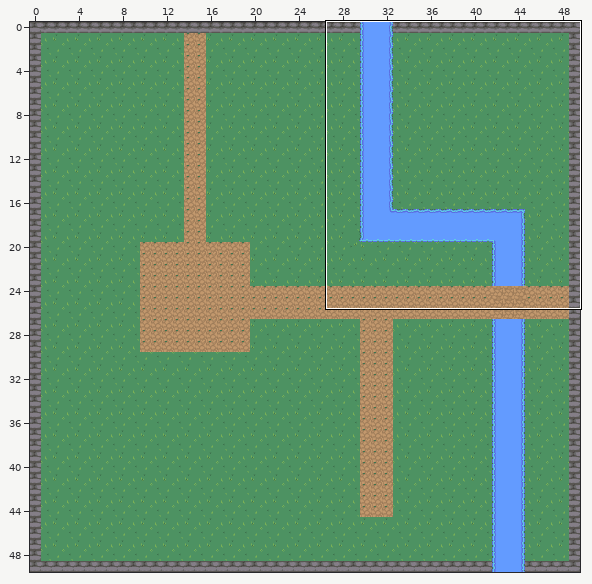
Tiled map: map1.tmx. The first picture is a wide view before the edit; the outline marks the close-up.
Close-up. The starting point:
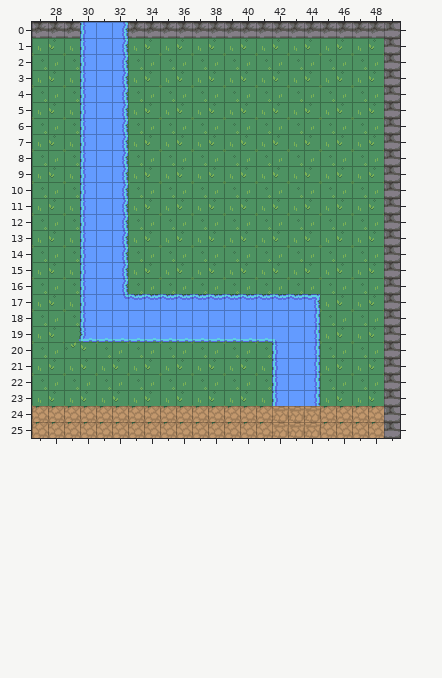
Cells are 16x16 px. Shown: x 27..49, y 0..25. The commit also changed other parts of the map, which this record leaves out.
And afterwards:
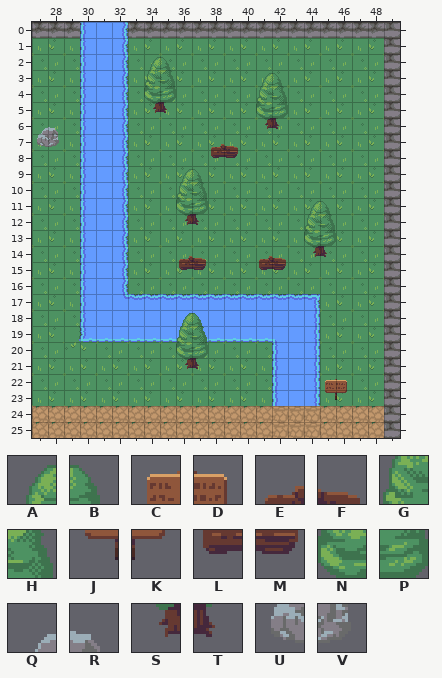
Key: from "RPG Nature Tileset": A 0, B 1, C 4, D 5, E 8, F 9, G 40, H 41, J 44, K 45, L 48, M 49, N 80, P 81, Q 84, R 85, S 120, T 121, U 124, V 125.
_ is an empty cell.
Tiles of an added or newly shown layer are drawn over the layers below it.
What changed:
Layer "decor" (added):
y 2: x 34..35 __ -> AB
y 3: x 34..35 __ -> GH; x 41..42 __ -> AB
y 4: x 34..35 __ -> NP; x 41..42 __ -> GH
y 5: x 34..35 __ -> ST; x 41..42 __ -> NP
y 6: x 27..28 __ -> QR; x 41..42 __ -> ST
y 7: x 27..28 __ -> UV; x 38..39 __ -> EF
y 8: x 38..39 __ -> LM
y 9: x 36..37 __ -> AB
y 10: x 36..37 __ -> GH
y 11: x 36..37 __ -> NP; x 44..45 __ -> AB
y 12: x 36..37 __ -> ST; x 44..45 __ -> GH
y 13: x 44..45 __ -> NP
y 14: x 36..37 __ -> EF; x 41..42 __ -> EF; x 44..45 __ -> ST
y 15: x 36..37 __ -> LM; x 41..42 __ -> LM
y 18: x 36..37 __ -> AB
y 19: x 36..37 __ -> GH
y 20: x 36..37 __ -> NP
y 21: x 36..37 __ -> ST
y 22: x 45..46 __ -> CD
y 23: x 45..46 __ -> JK
